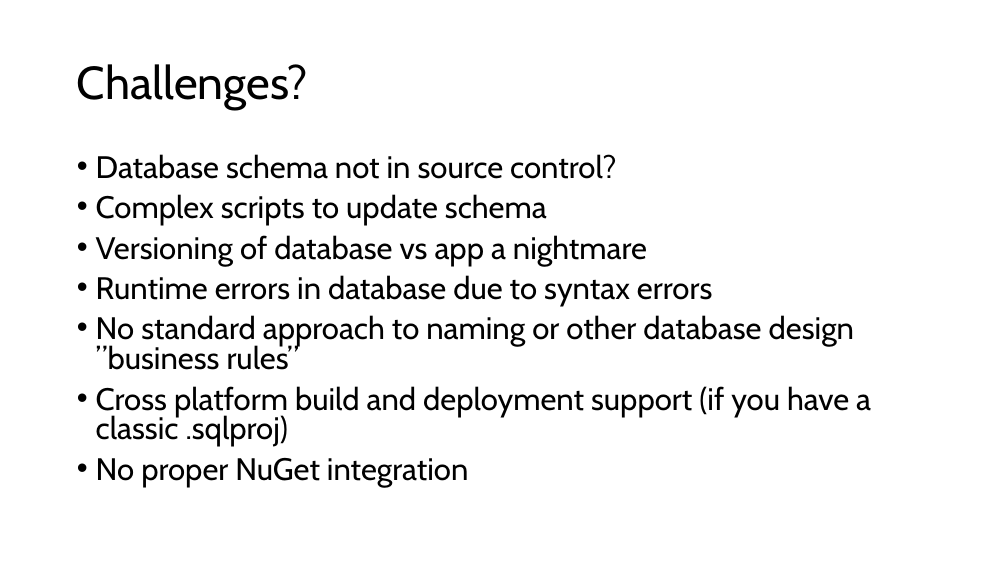
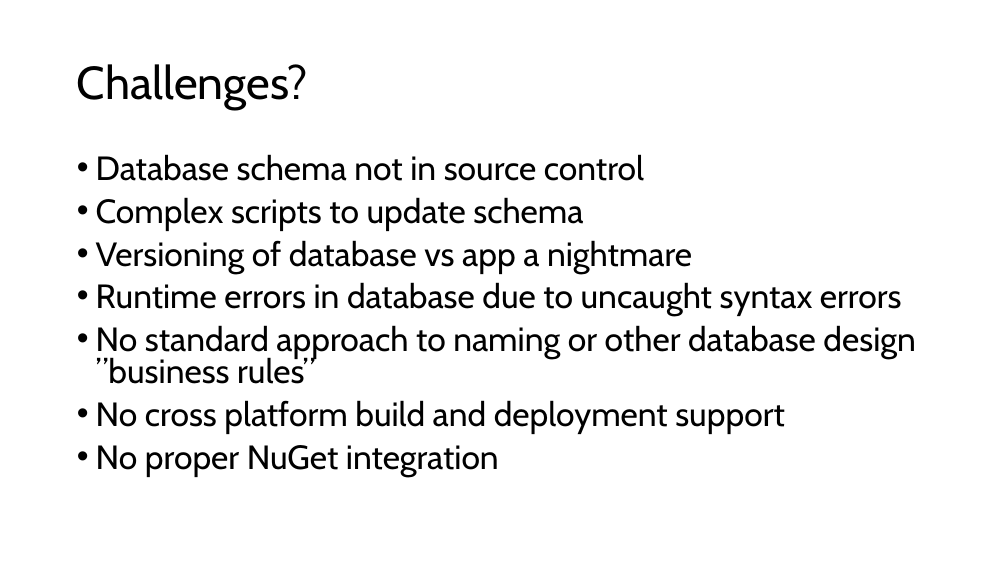
Before and after one commit to ErikEJ/TsqlAnalysis, a slide deck: slide 2 of T-SQL Code analysis.pptx. Drawn at 1008x567 pixels with LibreOffice and Linux fonts; fonts in the diff are those of the drawing. Boxes give left, top, right and bottom in pixels: in the first picture for what was removed or moved away, otherwise in the second. Text is boxed around its words. In the diff, an @@ line names an element or a change of style, - is before the commit and + after.

```diff
--- a/T-SQL Code analysis.pptx
+++ b/T-SQL Code analysis.pptx
@@ text at [96, 154, 644, 181]: text changed; size 29.6 to 32 pt @@
-• Database schema not in source control?
+• Database schema not in source control
@@ text at [96, 197, 915, 477]: size 29.6 to 32 pt in "Complex scripts to update schema", "Versioning of database vs app a nightmare", "No standard approach to naming or other ...", "No proper NuGet integration" @@
@@ text at [96, 282, 902, 316]: text changed; size 29.6 to 32 pt @@
-• Runtime errors in database due to syntax errors
+• Runtime errors in database due to uncaught syntax errors
@@ text at [96, 400, 785, 434]: text changed; size 29.6 to 32 pt @@
-• Cross platform build and deployment support (if you have a classic .sqlproj)
+• No cross platform build and deployment support
```
Also in this commit, not shown: 1 other slide changed, 3 other files.
